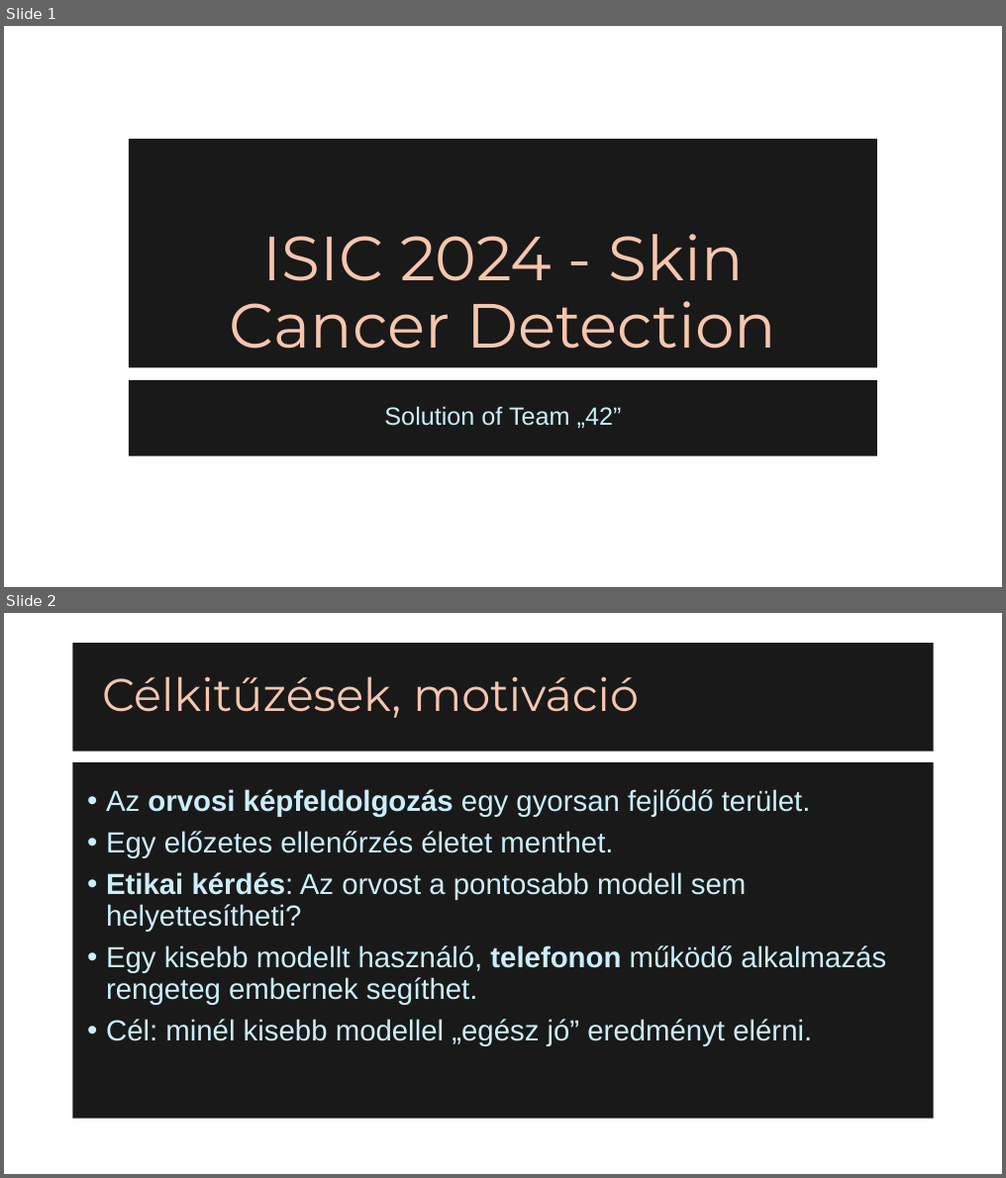
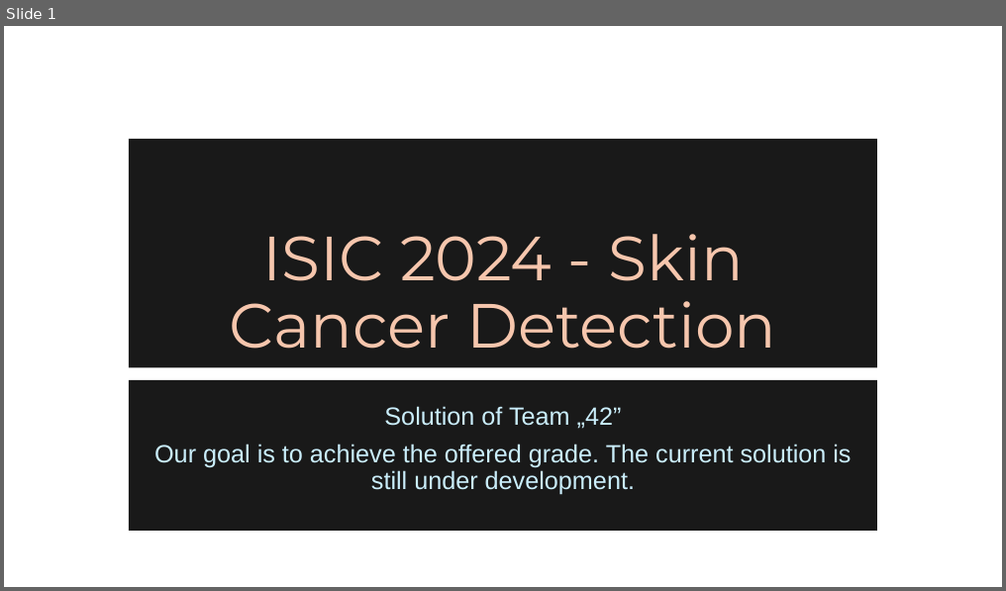
Before and after one commit to Agoston03/Deep-Learning-42, a slide deck: team42.pptx. Shown one above the other, each under a label of ours: slides 1 and 2 before the commit, slide 1 after it. The pictures are 1006x1178 and 1006x591 pixels, drawn with LibreOffice and Linux fonts; fonts in the diff are those of the drawing; background and template pictures are left out. Boxes give left, top, right and bottom in pixels: in the first picture for what was removed or moved away, otherwise in the second. Text is boxed around its words. In the diff, an @@ line names an element or a change of style, - is before the commit and + after.

```diff
--- a/team42.pptx
+++ b/team42.pptx
@@ slide 2 removed at (4,613,1002,1174), background picture (left out) @@
@@ title removed at (73,643,934,752) @@
-Célkitűzések, motiváció
@@ text removed at (73,762,934,1119) @@
-• Az orvosi képfeldolgozás egy gyorsan fejlődő terület.
-• Egy előzetes ellenőrzés életet menthet.
-• Etikai kérdés: Az orvost a pontosabb modell sem helyettesítheti?
-• Egy kisebb modellt használó, telefonon működő alkalmazás rengeteg embernek segíthet.
-• Cél: minél kisebb modellel „egész jó” eredményt elérni.
@@ slide 1 changed as well @@
@@ subtitle "Solution of Team „42”": place and size @@
-subtitle "Solution of Team „42”" at (129,380,877,457)
+subtitle "Solution of Team „42”" at (129,380,877,531)
@@ subtitle at (154,444,850,495): paragraph added @@
+Our goal is to achieve the offered grade. The current solution is still under development.
```
Also in this commit, not shown: 6 slides added, 4 other slides removed.
